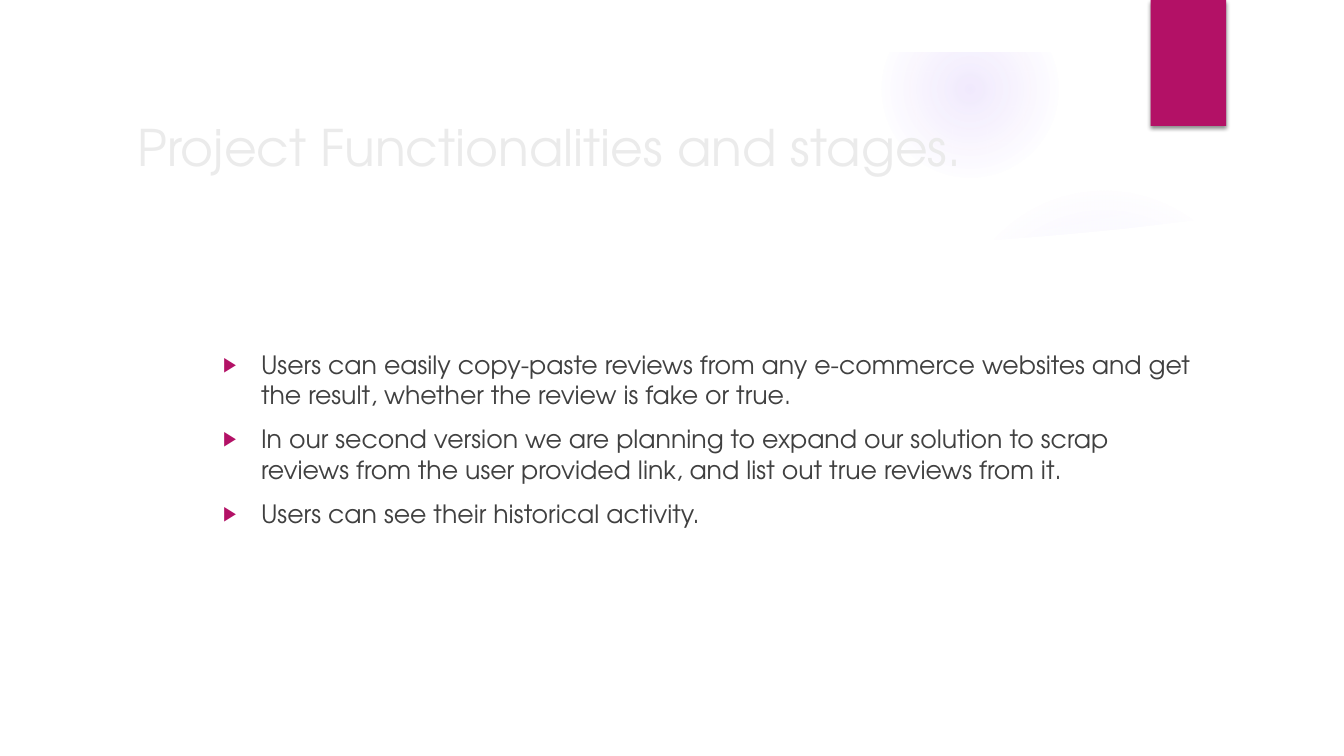
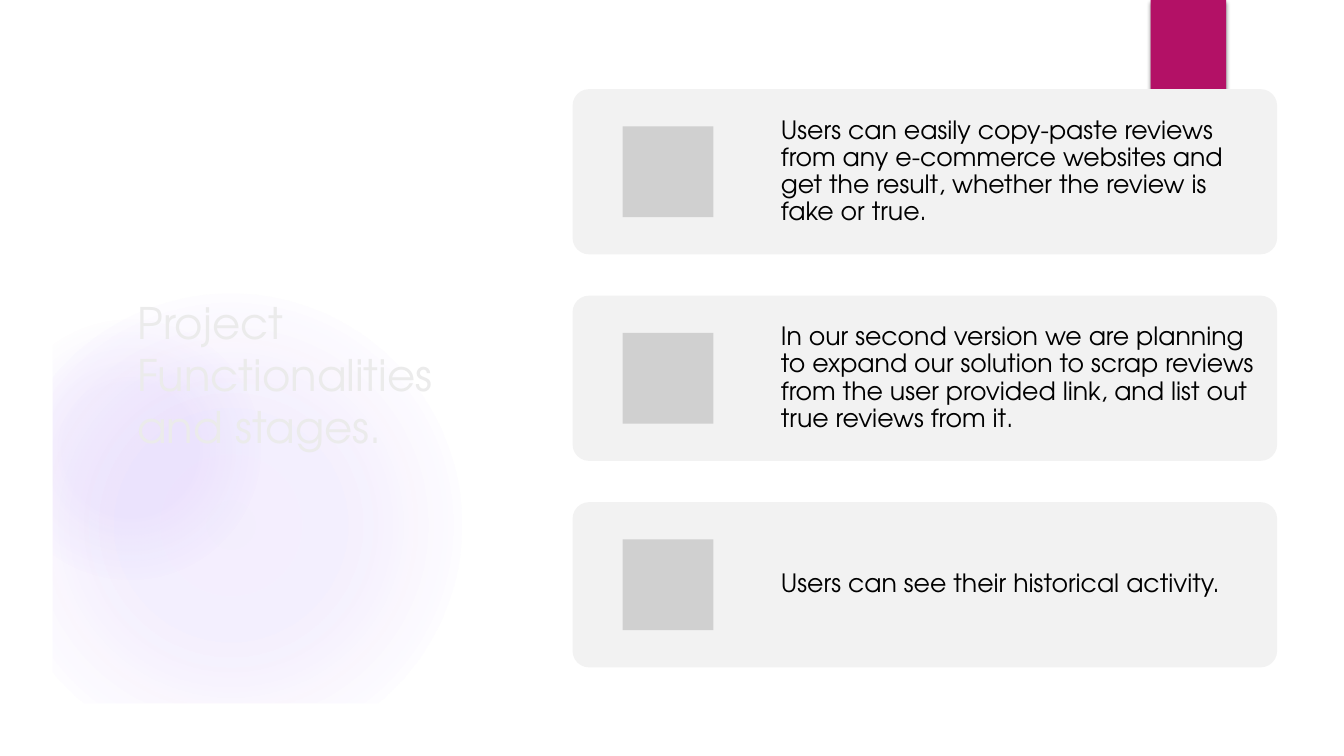
Before and after one commit to ninjasneural/fake_review_predict, a slide deck: slide 3 of Fraud_review_detection_web_app_ProjectPlan.pptx. Drawn at 1344x756 pixels with LibreOffice and Linux fonts; fonts in the diff are those of the drawing; grey boxes stand for pictures; background and template pictures are left out. Boxes give left, top, right and bottom in pixels: in the first picture for what was removed or moved away, otherwise in the second. Text is boxed around its words. In the diff, an @@ line names an element or a change of style, - is before the commit and + after.

```diff
--- a/Fraud_review_detection_web_app_ProjectPlan.pptx
+++ b/Fraud_review_detection_web_app_ProjectPlan.pptx
@@ freeform shape removed at [0,0,1344,756] @@
@@ group added at [0,0,1344,756]: 3 freeform shapes, 2 ellipses, 1 rectangle @@
@@ rectangle removed at [1150,0,1226,126] @@
@@ rectangle added at [1150,0,1226,126], fill #B31166 @@
@@ title "Project Functionalities and stages." at [127,107,452,640]: size 36 to 31 pt @@
@@ ellipse removed at [949,185,1259,495] @@
@@ text "In our second version we ...": place and size @@
-text "In our second version we ..." at [261,355,1190,528]
+text "In our second version we ..." at [781,326,1253,428]
@@ text "In our second version we ..." at [781,326,1253,428]: text colour #404040 to #000000; bullet ▶ to none; line spacing 1 to 0.9; less space between paragraphs; vertical alignment top to middle @@
@@ text at [261,355,1190,406]: paragraph removed @@
-▶ Users can easily copy-paste reviews from any e-commerce websites and get the result, whether the review is fake or true.
@@ text at [261,504,699,528]: paragraph removed @@
-▶ Users can see their historical activity.
@@ group added at [573,89,1277,667]: 3 rounded rectangles, 3 pictures, 2 texts @@
+Users can easily copy-paste reviews from any e-commerce websites and get the result, whether the review is fake or true.
+Users can see their historical activity.
```
Also in this commit, not shown: 4 other slides changed.
